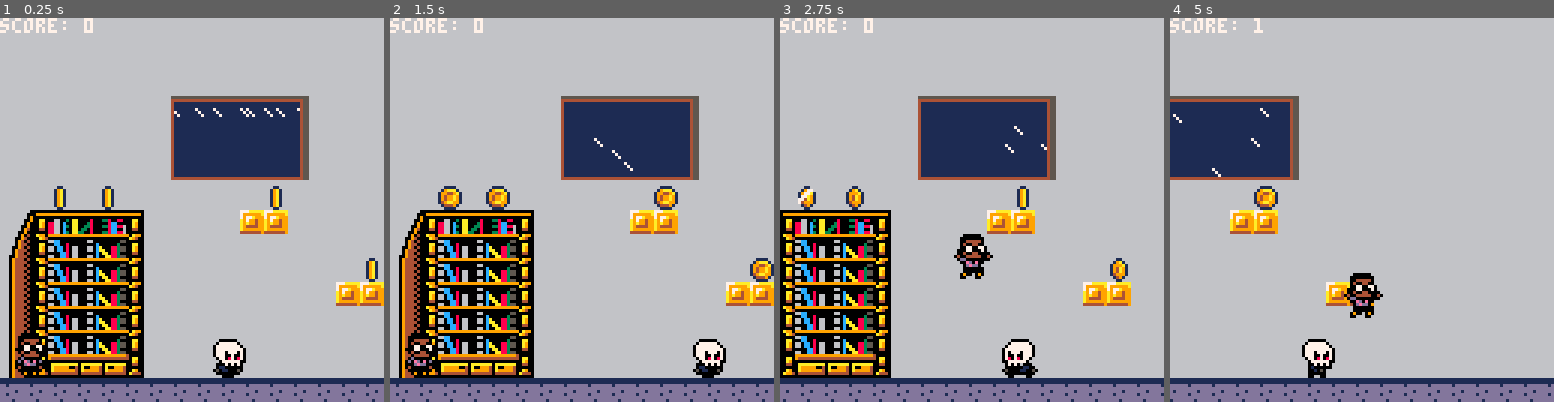
Above: before the commit, frames 1-4 (left to right).
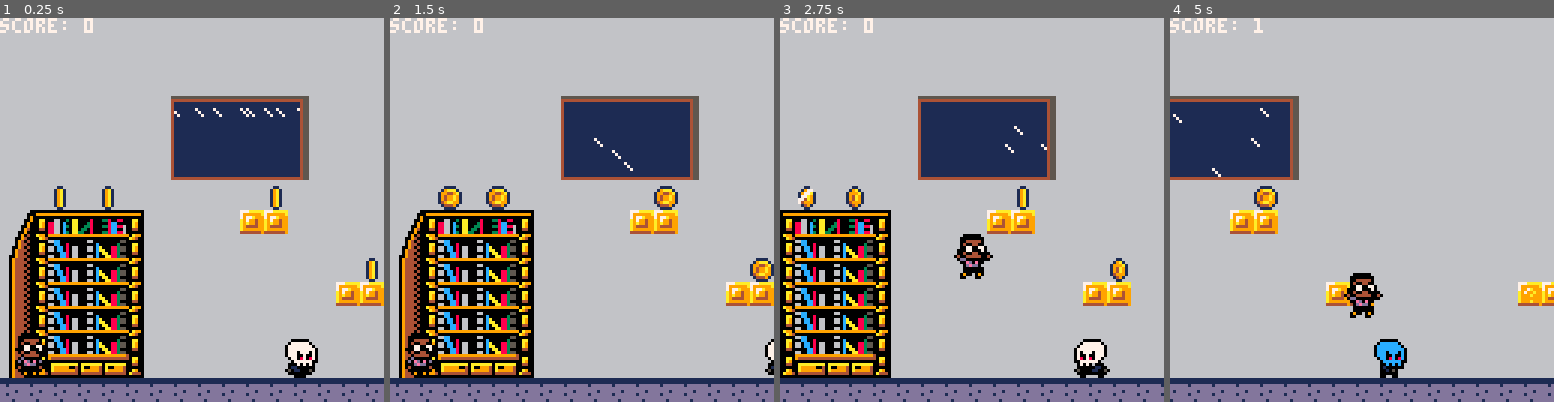
Above: after the commit, the same moments.

Repository: cwrightlibrary/pico-8
Game: PICO-8 cartridge library_game/carts/library-game.p8
Same seed, same stepped clock (60 frames per second), same inputs: the game is played once before the commit and once after it.
Inputs:
- Up to frame 1 (0.25 s): no input
- Up to frame 2 (1.5 s): tap X (X key) at 0.33, 1.07 s; tap O (Z key) at 0.7 s
- Up to frame 3 (2.75 s): hold Right 1.6-2.1 s; tap O (Z key) at 1.7, 2.1, 2.5 s; tap X (X key) at 1.85 s; hold Right from 2.47 s (still down)
- Up to frame 4 (5 s): tap O (Z key) every 0.4 s from 2.9 to 4.9 s; tap X (X key) at 2.97, 4.08 s; release Right at 3.03 s; hold Left 3.08-3.58 s; hold Right 4.02-4.68 s

The runs differ from the first frame. In frame 1, 1.4% of the frame differs, in the area x 55-83%, y 83-94%; in frame 2, 0.9%; in frame 3, 1.5%; in frame 4, 1.9%, in the area x 34-100%, y 68-94%.

Commit message:
Add files via upload

Diff:
--- a/library_game/carts/library-game.p8
+++ b/library_game/carts/library-game.p8
@@ -5,8 +5,9 @@
 function _init()
  rain_init()
  p_init()
- sk_init()
+ --sk_init()
  coin_index={}
+ sk_index={}
 
  gravity=.2
  friction=.85
@@ -36,10 +37,9 @@
  cls(1)
  rain_draw()
  map(0,0)
- obj_search('coin',128)
  add_coin()
+ add_sk()
  p_draw()
- sk_draw()
  print('score: '..p.score,cam_x,0)
 end
 -->8
@@ -152,12 +152,6 @@
    p.sliding=false
   end
  end
- --enemy hitbox
- if object_collide(p.x+3,p.y+1,p.x+3+p.w-6,p.y+1+p.h,sk.x+3,sk.y+3,sk.x+3+sk.w-6,sk.y+3+sk.h) then
-  if sk.hit==false then
-   sk.hit=true
-  end
- end
  --apply change in loc
  p.x+=p.dx
  p.y+=p.dy
@@ -237,51 +231,64 @@
 end
 
 function sk_update()
- if not sk.switch then
-  if sk.hold<100 then
-   sk.hold+=1
-  else
-   sk.hold=0
-   sk.is_waiting=true
-  end
- else
-  if sk.hold<100 then
-   sk.hold+=1
-  else
-   sk.hold=0
-   sk.is_waiting=false
-  end
- end
- if sk.is_waiting then
-  sk.flp=true
-  sk.dx-=.04
-  sk.switch=not sk.switch
- else
-  sk.flp=false
-  sk.dx+=.04
-  sk.switch=not sk.switch
- end
- if sk.dx>0
- or sk.dx<0 then
-  sk.dx=limit_speed(sk.dx,sk.max_dx)
- end
- sk.x+=sk.dx
+ if #sk_index!=0 then
+  for sk in all(sk_index) do
+   if not sk.switch then
+    if sk.hold<100 then
+     sk.hold+=1
+    else
+     sk.hold=0
+     sk.is_waiting=true
+    end
+   else
+    if sk.hold<100 then
+     sk.hold+=1
+    else
+     sk.hold=0
+     sk.is_waiting=false
+    end
+   end
+   if sk.is_waiting then
+    sk.flp=true
+    sk.dx-=.04
+    sk.switch=not sk.switch
+   else
+    sk.flp=false
+    sk.dx+=.04
+    sk.switch=not sk.switch
+   end
+   if sk.dx>0
+   or sk.dx<0 then
+    sk.dx=limit_speed(sk.dx,sk.max_dx)
+   end
+   sk.x+=sk.dx
+   if object_collide(p.x+3,p.y+1,p.x+3+p.w-6,p.y+1+p.h-1,sk.x+3,sk.y+3,sk.x+3+sk.w-6,sk.y+3+sk.h-3) then
+    if sk.hit==false then
+     sk.hit=true
+    end
+   end
+  end
+ end
 end
 
 function sk_animate()
- if time()-sk.anim>.1
- and abs(sk.dx)>.16 then
-  sk.anim=time()
-  if sk.sp==64 then
-   sk.forward=not sk.forward
-  end
-  if sk.sp==72 then
-   sk.forward=not sk.forward
-  end
-  if sk.forward then
-   sk.sp+=2
-  else
-   sk.sp-=2
+ if #sk_index!=0 then
+  for sk in all(sk_index) do
+   if time()-sk.anim>.1
+   and abs(sk.dx)>.16 then
+    sk.anim=time()
+    if sk.sp==64 then
+     sk.forward=not sk.forward
+    end
+    if sk.sp==72 then
+     sk.forward=not sk.forward
+    end
+    if sk.forward then
+     sk.sp+=2
+    else
+     sk.sp-=2
+    end
+   end
   end
  end
 end
@@ -295,6 +302,21 @@
   pal()
   palt(0,false)
   palt(2,true)
+ end
+end
+
+function add_sk()
+ obj_search('sk',128)
+ for sk in all(sk_index) do
+  if sk.hit==false then
+   spr(sk.sp,sk.x,sk.y,sk.w/8,sk.h/8,sk.flp)
+  else
+   pal(7,12)
+   spr(sk.sp,sk.x,sk.y,sk.w/8,sk.h/8,sk.flp)
+   pal()
+   palt(0,false)
+   palt(2,true)
+  end
  end
 end
 -->8
@@ -375,6 +397,11 @@
     if obj_name=='coin' then
      if mget(x,y)==181 then
       add_object('coin',x,y,8,8)
+      mset(x,y,cell_replace)
+     end
+    elseif obj_name=='sk' then
+     if mget(x,y)==64 then
+      add_object('sk',x,y,16,16)
       mset(x,y,cell_replace)
      end
     end
@@ -397,6 +424,31 @@
    anim=0
   }
   add(coin_index,coin)
+ elseif obj_name=='sk' then
+  local newx=objx*8
+  local newy=objy*8
+  local sk={
+   sp=64,
+   x=newx,
+   y=newy,
+   w=objw,
+   h=objh,
+   flp=false,
+   dx=0,
+   dy=0,
+   max_dx=.4,
+   max_dy=4,
+   anim=0,
+   hold=0,
+   switch=false,
+   is_waiting=false,
+   forward=false,
+   falling=false,
+   landed=true,
+   boost=3,
+   hit=false
+  }
+  add(sk_index,sk)
  end
 end
 --speed limiter
@@ -576,7 +628,7 @@
 
 __gff__
 0000000000000000000000000000000000000000000000000000000000000000000000000000000000000000000000000000000000000000000000000000000004040404040404040404000000000000000000000000000000000000000000000000000000000000000000000000000000000000000000000000000000000000
-0000000000020202020202000000000002000000000000000000000000000000030000000000000000000000000000000000000000040404040404040400000000000000000000000000000000000000000000000000000000000000000000000000000000000000000000000000000000000000000000000000000000000000
+0000000000020202020203030303030302000000000000000000000000000000030000000000000000000000000000000300000000040404040404040400000000000000000000000000000000000000000000000000000000000000000000000000000000000000000000000000000000000000000000000000000000000000
 __map__
 8080808080808080808080808080808080808080808080808080808080808080808080808080808080808080808080808080808080808080808080808080808080808080808080808080808080808080808080808080808080808080808080808080808080808080808080808080808080808080808080808080808080808080
 8080808080808080808080808080808080808080808080808080808080808080808080808080808080808080808080808080808080808080808080808080808080808080808080808080808080808080808080808080808080808080808080808080808080808080808080808080808080808080808080808080808080808080
@@ -589,9 +641,9 @@
 8485868788898080808090908080808080808080808080808080808080808080808080808080808080808080808080808080808080808080808080808080808080808080808080808080808080808080808080808080808080808080808080808080808080808080808080808080808080808080808080808080808080808080
 9495969798998080808080808080808080808080808080808080808080808080808080808080808080808080808080808080808080808080808080808080808080808080808080808080808080808080808080808080808080808080808080808080808080808080808080808080808080808080808080808080808080808080
 a49596979899808080808080808080b580808080808080808080808080808080808080808080808080808080808080808080808080808080808080808080808080808080808080808080808080808080808080808080808080808080808080808080808080808080808080808080808080808080808080808080808080808080
-a495969798998080808080808080909080808080808080808080808080808080808080808080808080808080808080808080808080808080808080808080808080808080808080808080808080808080808080808080808080808080808080808080808080808080808080808080808080808080808080808080808080808080
+a49596979899808080808080808090908080808080808ab08ab08a8080808080808080808080808080808080808080808080808080808080808080808080808080808080808080808080808080808080808080808080808080808080808080808080808080808080808080808080808080808080808080808080808080808080
 a495969798998080808080808080808080808080808080808080808080808080808080808080808080808080808080808080808080808080808080808080808080808080808080808080808080808080808080808080808080808080808080808080808080808080808080808080808080808080808080808080808080808080
-a495969798998080808080808080808080808080808080808080808080808080808080808080808080808080808080808080808080808080808080808080808080808080808080808080808080808080808080808080808080808080808080808080808080808080808080808080808080808080808080808080808080808080
+a495969798998080808080408080808080808040808080808080808080808080808080808080808080808080808080808080808080808080808080808080808080808080808080808080808080808080808080808080808080808080808080808080808080808080808080808080808080808080808080808080808080808080
 a4a5a6a7a8a98080808080808080808080808080808080808080808080808080808080808080808080808080808080808080808080808080808080808080808080808080808080808080808080808080808080808080808080808080808080808080808080808080808080808080808080808080808080808080808080808080
 a0a0a0a0a0a0a0a0a0a0a0a0a0a0a0a0a0a0a0a0a0a0a0a0a0a0a0a0a0a0a0a0a0a0a0a0a0a0a0a0a0a0a0a0a0a0a0a0a0a0a0a0a0a0a0a0a0a0a0a0a0a0a0a0a0a0a0a0a0a0a0a0a0a0a0a0a0a0a0a0a0a0a0a0a0a0a0a0a0a0a0a0a0a0a0a0a0a0a0a0a0a0a0a0a0a0a0a0a0a0a0a0a0a0a0a0a0a0a0a0a0a0a0a0a0a0a0a0
 
Not shown, changed: 24 lines of the sprite sheet (__gfx__) section of library_game/carts/library-game.p8
